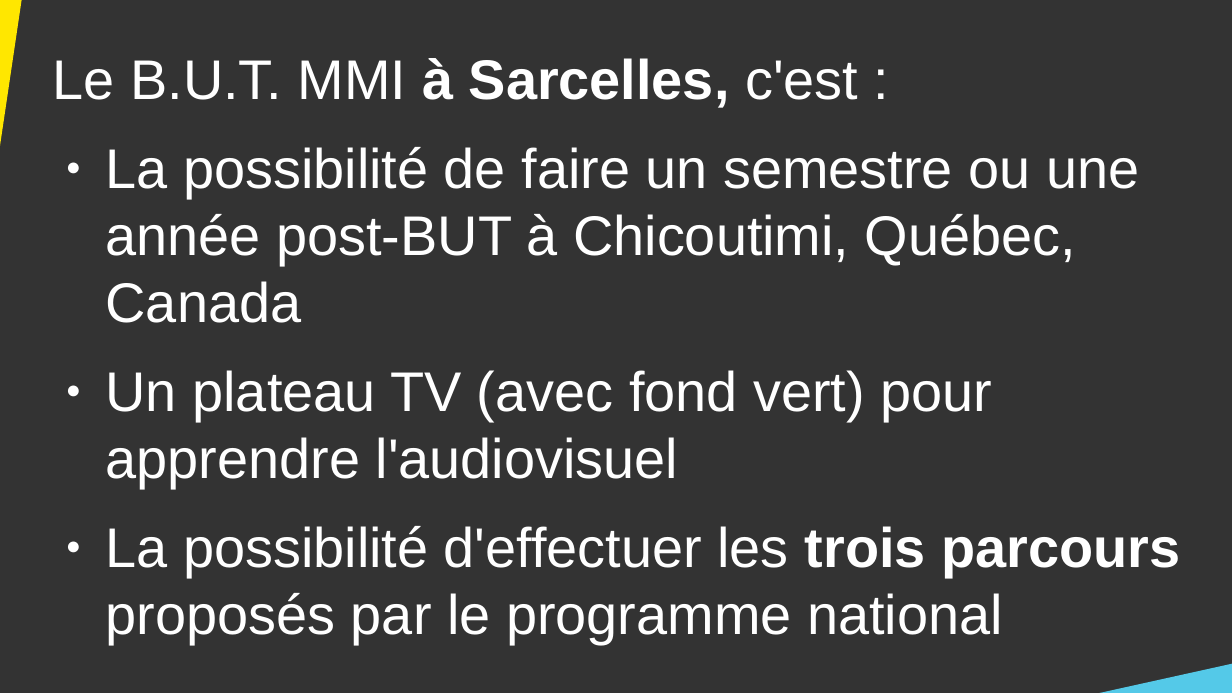
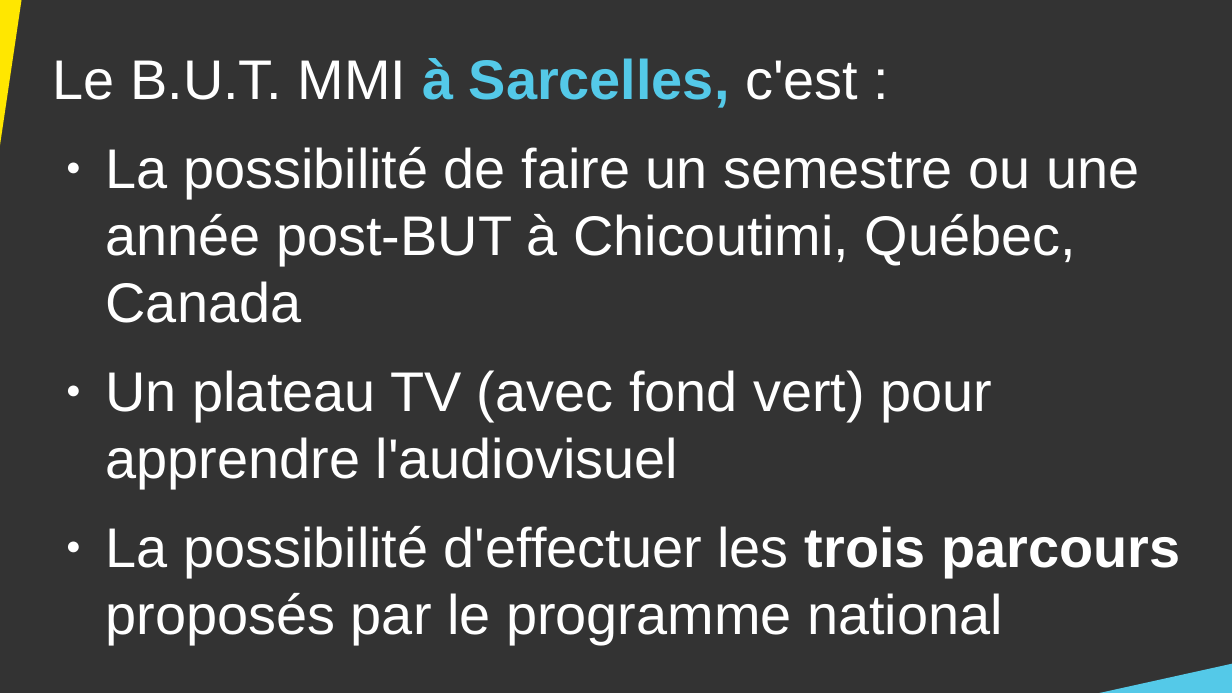
Before and after one commit to DanYellow/cours, a slide deck: slide 25 of presentation-formation-mmi/presentation.odp. Drawn at 1232x693 pixels with LibreOffice and Linux fonts; fonts in the diff are those of the drawing. Boxes give left, top, right and bottom in pixels: in the first picture for what was removed or moved away, otherwise in the second. Text is boxed around its words. In the diff, an @@ line names an element or a change of style, - is before the commit and + after.

```diff
--- a/presentation-formation-mmi/presentation.odp
+++ b/presentation-formation-mmi/presentation.odp
@@ text at (53,58,858,108): text colour #FFFFFF to #54C9E8 in "à Sarcelles," @@
```
Also in this commit, not shown: 6 other slides changed, 10 other files.
